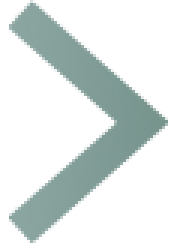
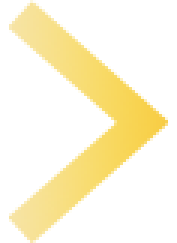
Before/after of a 177 x 243 layered artwork. What changed in the layer stack:
hid "Layer 1" over [9, 0, 168, 243]
showed "Layer 3" over [9, 0, 168, 243]
